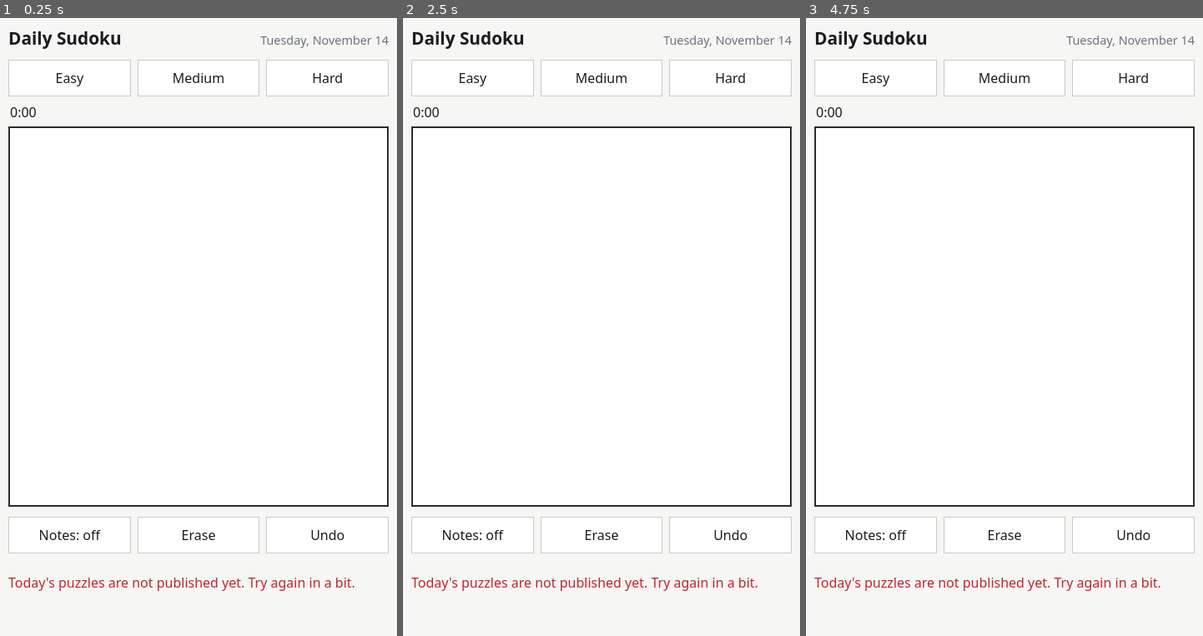
Above: before the commit, frames 1-3 (left to right).
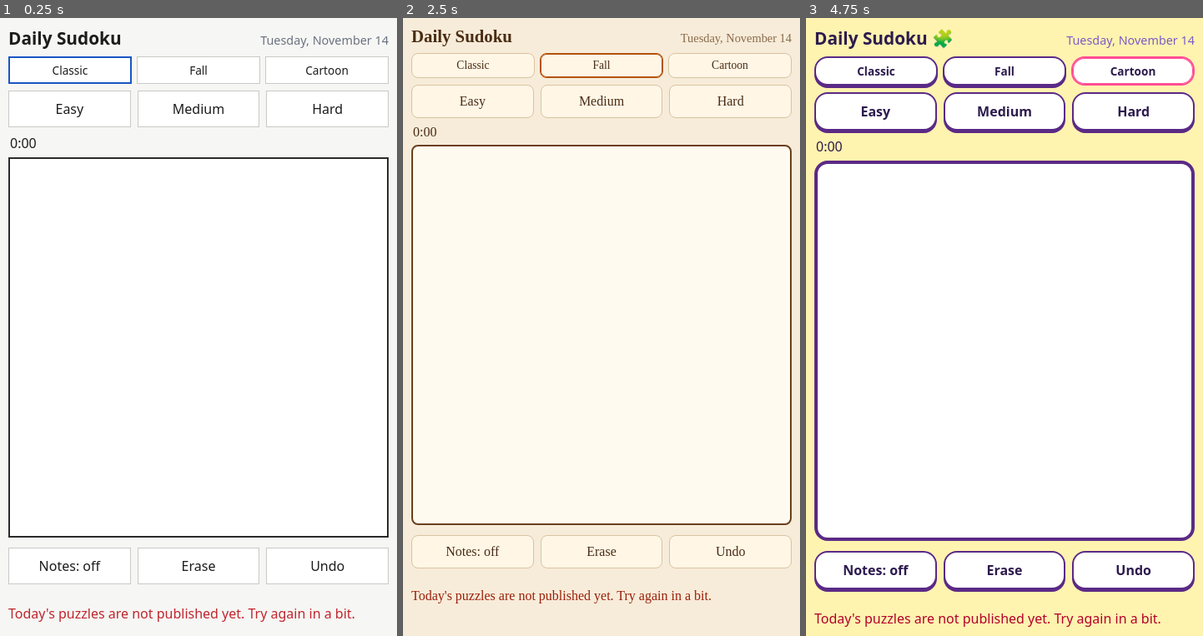
Above: after the commit, the same moments.

Repository: aiyma-a/daily-sudoku
Game: browser game, page docs/index.html
The game is run twice, just before and just after one commit, with the same random seed, the same clock (stepped at 60 frames per second) and the same inputs.
Inputs (mouse positions are in pixels of both pictures, inside the frame that each line leads up to; where the layout moved, square brackets give the same spot in the first picture):
- Up to frame 1 (0.25 s): no input
- Up to frame 2 (2.5 s): click "Easy" (after the commit: "Classic") at 0.27 s; tap Space at 1.1, 1.6, 2.1 s; click "Notes: off" at 1.27 s; click "Hard" at 1.87 s; click "Undo" at 2.02 s; click "Medium" (after the commit: "Fall") at 2.47 s
- Up to frame 3 (4.75 s): tap Space every 0.5 s from 2.6 to 4.6 s; click "Notes: off" at 3.07 s; click (1004, 98) [1004, 79] at 3.67 s; click "Easy" at 4.27 s; click (1131, 67) at 4.52 s, where only the run after the commit has a clickable "Cartoon"

The runs differ from the first frame. In frame 1, 4.7% of the frame differs, in the area x 2-98%, y 6-98%; in frame 2, 37%, in the area x 0-100%, y 0-100%; in frame 3, 32%.
Error in both runs: TypeError: Cannot read properties of null (reading 'vals')

Commit message:
Add Classic, Fall and Cartoon themes with win animation
Co-Authored-By: Claude Sonnet 5.5 <noreply@anthropic.com>

Diff:
--- a/docs/app.js
+++ b/docs/app.js
@@ -174,6 +174,9 @@
     if (st.vals.join("") === day[level].solution) {
       st.done = true;
       stopTimer();
+      $("board").classList.remove("win");
+      void $("board").offsetWidth; // restart the animation
+      $("board").classList.add("win");
     }
     save();
     render();
@@ -222,6 +225,19 @@
   });
   document.addEventListener("visibilitychange", () => { if (st) save(); });
 
+  // --------------------------------------------------------------- themes
+  const THEMES = ["classic", "fall", "cartoon"];
+  function setTheme(t) {
+    if (!THEMES.includes(t)) t = "classic";
+    document.body.dataset.theme = t;
+    localStorage.setItem("ds:theme", t);
+    [...$("themes").children].forEach((b) => b.classList.toggle("active", b.dataset.pick === t));
+  }
+  $("themes").addEventListener("click", (e) => {
+    if (e.target.dataset && e.target.dataset.pick) setTheme(e.target.dataset.pick);
+  });
+  setTheme(localStorage.getItem("ds:theme") || "classic");
+
   // ----------------------------------------------------------------- boot
   $("date").textContent = new Date(today + "T12:00:00").toLocaleDateString(undefined,
     { weekday: "long", month: "long", day: "numeric" });
--- a/docs/index.html
+++ b/docs/index.html
@@ -12,6 +12,11 @@
     <h1>Daily Sudoku</h1>
     <div id="date"></div>
   </header>
+  <div id="themes" role="group" aria-label="Theme">
+    <button data-pick="classic">Classic</button>
+    <button data-pick="fall">Fall</button>
+    <button data-pick="cartoon">Cartoon</button>
+  </div>
 
   <nav id="levels" aria-label="Difficulty">
     <button data-level="easy">Easy</button>
--- a/docs/style.css
+++ b/docs/style.css
@@ -20,7 +20,7 @@
 }
 
 * { box-sizing: border-box; -webkit-tap-highlight-color: transparent; }
-html, body { margin: 0; background: var(--bg); color: var(--text); font-family: var(--font); }
+html, body { margin: 0; min-height: 100vh; background: var(--bg); color: var(--text); font-family: var(--font); }
 main { max-width: 480px; margin: 0 auto; padding: 12px 12px calc(16px + env(safe-area-inset-bottom)); }
 header { display: flex; justify-content: space-between; align-items: baseline; }
 h1 { font-size: 1.3rem; margin: 4px 0; }
@@ -70,3 +70,76 @@
 #pad button { padding: 12px 0; font-size: 1.3rem; position: relative; }
 #pad button.used { opacity: .35; }
 #error { color: var(--conflict-text); }
+
+/* ------------------------------------------------------------- themes */
+#themes { display: flex; gap: 6px; margin: 4px 0 6px; }
+#themes button { flex: 1; padding: 6px 4px; font-size: .85rem; }
+#themes button.active { border-color: var(--accent); box-shadow: inset 0 0 0 1px var(--accent); }
+
+[data-theme="fall"] {
+  --bg: #f7ecd9;
+  --board-bg: #fffaf0;
+  --line: #d9c3a0;
+  --line-strong: #6b3f1d;
+  --text: #4a2c14;
+  --given: #5a2d0c;
+  --entry: #c2410c;
+  --note: #8a6a4a;
+  --select: #ffd9a0;
+  --peer: #fbeccf;
+  --same: #f6cf94;
+  --conflict: #f8c9b8;
+  --conflict-text: #9a1f0a;
+  --btn: #fff6e6;
+  --btn-border: #d9c3a0;
+  --accent: #b45309;
+  --radius: 8px;
+  --font: Georgia, "Times New Roman", serif;
+}
+[data-theme="fall"] body, body[data-theme="fall"] { background: var(--bg); }
+body[data-theme="fall"]::before, body[data-theme="fall"]::after {
+  position: fixed; font-size: 2.4rem; opacity: .85; pointer-events: none;
+}
+body[data-theme="fall"]::before { content: "\1F342"; bottom: 6px; left: 8px; }
+body[data-theme="fall"]::after { content: "\1F341"; bottom: 6px; right: 8px; }
+
+[data-theme="cartoon"] {
+  --bg: #fff3b0;
+  --board-bg: #ffffff;
+  --line: #ffb3d1;
+  --line-strong: #5b2a86;
+  --text: #2d1b4e;
+  --given: #5b2a86;
+  --entry: #e8284f;
+  --note: #7c5cc4;
+  --select: #a5f3fc;
+  --peer: #ffe8f3;
+  --same: #c4f1be;
+  --conflict: #ffb4b4;
+  --conflict-text: #b4002a;
+  --btn: #ffffff;
+  --btn-border: #5b2a86;
+  --accent: #ff4d94;
+  --radius: 16px;
+  --font: "Comic Sans MS", "Chalkboard SE", "Comic Neue", system-ui, sans-serif;
+}
+body[data-theme="cartoon"] { background: var(--bg); }
+[data-theme="cartoon"] #board { border-width: 4px; }
+[data-theme="cartoon"] button { border-width: 2px; font-weight: 700; box-shadow: 0 3px 0 var(--line-strong); }
+[data-theme="cartoon"] button:active { transform: translateY(3px); box-shadow: none; }
+[data-theme="cartoon"] .cell.given { font-weight: 900; }
+[data-theme="cartoon"] .cell.selected { border-radius: 8px; }
+[data-theme="cartoon"] h1::after { content: " \1F9E9"; }
+
+/* win animation (all themes; stronger in cartoon) */
+#board.win { animation: win-pop .7s ease; }
+[data-theme="cartoon"] #board.win { animation: win-wiggle 1s ease; }
+@keyframes win-pop { 0%,100% { transform: scale(1); } 40% { transform: scale(1.03); } }
+@keyframes win-wiggle {
+  0%,100% { transform: rotate(0) scale(1); }
+  20% { transform: rotate(-2deg) scale(1.04); }
+  40% { transform: rotate(2deg) scale(1.04); }
+  60% { transform: rotate(-1deg) scale(1.02); }
+  80% { transform: rotate(1deg) scale(1.02); }
+}
+@media (prefers-reduced-motion: reduce) { #board.win { animation: none !important; } }
